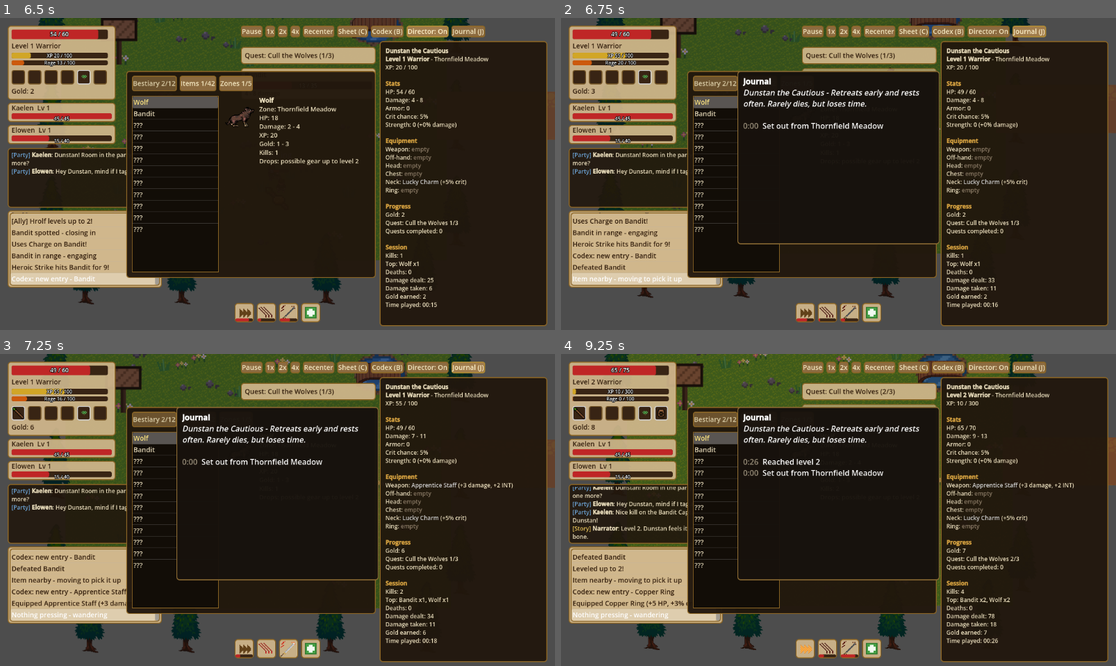
Above: before the commit, frames 1-4 (two rows, left to right).
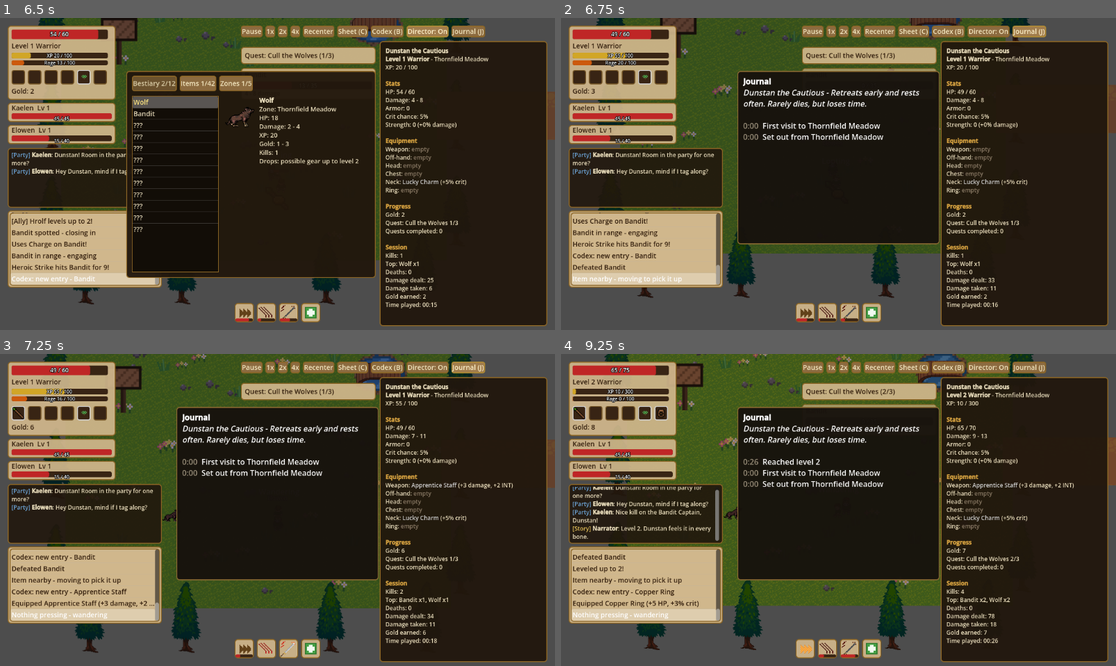
Above: after the commit, the same moments.

Repository: HexaLoid/ai-world-spectator
Game: Godot game, scene res://scenes/Main.tscn
Two runs of this game, one before a commit and one after it. Both use one fixed random seed, a clock stepped at 60 frames per second and the inputs below.
Inputs (mouse positions are in pixels of both pictures, inside the frame that each line leads up to):
- Up to frame 1 (6.5 s): click "Sheet (C)" at 0.5 s; click "Codex (B)" at 1.25 s; click "1x" at 2 s; click "2x" at 2.75 s; click "4x" at 3.5 s; click "Recenter" at 4.25 s; click "Director: On" at 5 s; click "Director: Off" at 5.75 s
- Up to frame 2 (6.75 s): click "Journal (J)" at 6.5 s
- Up to frame 3 (7.25 s): no input
- Up to frame 4 (9.25 s): click (716, 419) at 7.25 s, where only the run before the commit has a clickable "Bestiary 2/12"; click (760, 419) at 8 s, where only the run before the commit has a clickable "Items 3/42"; click (799, 419) at 8.75 s, where only the run before the commit has a clickable "Zones 1/5"

Frame 1 is identical in both runs. In frame 2, 9.2% of the frame differs, in the area x 22-68%, y 16-84%; in frame 3, 9.3%; in frame 4, 9.5%.

Commit message:
Fix review findings: narrator priority, death/boss consistency, panel overlap
Co-Authored-By: Claude Sonnet 5 <noreply@anthropic.com>

Diff:
--- a/scripts/autoload/game_state.gd
+++ b/scripts/autoload/game_state.gd
@@ -6,6 +6,7 @@
 
 ## Emitted whenever the AI-controlled character transitions to a new behavior
 ## state (e.g. "idle", "attacking", "fleeing"); new_state is the state name.
+signal panel_opened(panel_name: String)
 signal character_state_changed(new_state: String)
 ## Emitted whenever the character's HP changes; hp and max_hp are the
 ## current and maximum health values, for the unit frame to update.
--- a/scripts/entities/character.gd
+++ b/scripts/entities/character.gd
@@ -57,6 +57,8 @@
 var low_hp_announced: bool = false
 # Session statistics (shown on the character sheet); reset only by relaunching.
 var kills_by_name: Dictionary = {}
+## Summed kills_by_name at the start of the current life (recap shows kills this life).
+var life_start_kills := 0
 var deaths: int = 0
 var damage_dealt_total: int = 0
 var damage_taken_total: int = 0
@@ -492,15 +494,17 @@
 	var total_kills := 0
 	for k in kills_by_name.values():
 		total_kills += int(k)
+	var killer := last_attacker_name
+	if foe != null:
+		killer = String(foe.get("enemy_name"))
+		GameState.emit_signal("boss_event", "defeated", killer)
 	GameState.emit_signal("death_recap", {
 		"name": character_name, "trait_title": TraitTable.title_of(character_trait),
 		"trait_remark": String(trait_def.get("remark", "")), "level": level,
-		"zone": String(ZoneTable.ZONES[current_zone_id]["name"]), "killer": last_attacker_name,
-		"time_alive_s": (game_time_ms - life_started_ms) / 1000.0, "kills": total_kills, "gold": gold,
+		"zone": String(ZoneTable.ZONES[current_zone_id]["name"]), "killer": killer,
+		"time_alive_s": (game_time_ms - life_started_ms) / 1000.0, "kills": total_kills - life_start_kills, "gold": gold,
 	})
 	GameState.emit_signal("chat_event", "leader_died", {})
-	if foe != null:
-		GameState.emit_signal("boss_event", "defeated", String(foe.get("enemy_name")))
 	_update_combat_target(null)
 	boss_foe = null
 	GameState.log_event("Character died - respawning")
@@ -518,6 +522,7 @@
 	set_physics_process(true)
 	is_dead = false
 	life_started_ms = game_time_ms
+	life_start_kills = total_kills
 	last_attacker_name = ""
 	ability_cooldowns.clear()
 	resource_amount = 0.0
--- a/scripts/ui/codex_panel.gd
+++ b/scripts/ui/codex_panel.gd
@@ -44,6 +44,7 @@
 	codex_button.pressed.connect(toggle)
 	GameState.codex_changed.connect(_on_codex_changed)
 	visibility_changed.connect(_on_visibility_changed)
+	GameState.panel_opened.connect(func(panel_name: String): if panel_name != "codex": visible = false)
 
 func toggle() -> void:
 	visible = not visible
@@ -55,6 +56,7 @@
 
 func _on_visibility_changed() -> void:
 	if visible:
+		GameState.emit_signal("panel_opened", "codex")
 		_refresh()
 
 func _on_tab_pressed(index: int) -> void:
--- a/scripts/ui/death_recap.gd
+++ b/scripts/ui/death_recap.gd
@@ -19,8 +19,8 @@
 	card.anchor_bottom = 0.5
 	card.offset_left = -190.0
 	card.offset_right = 190.0
-	card.offset_top = -80.0
-	card.offset_bottom = 80.0
+	card.offset_top = 40.0
+	card.offset_bottom = 210.0
 	var style := StyleBoxFlat.new()
 	style.bg_color = Color(0.09, 0.05, 0.05, 0.94)
 	style.border_color = Color(0.7, 0.2, 0.18, 1.0)
@@ -38,6 +38,8 @@
 	text.offset_top = 10.0
 	text.offset_right = -12.0
 	text.offset_bottom = -10.0
+	for font_prop in ["normal_font_size", "bold_font_size", "italics_font_size"]:
+		text.add_theme_font_size_override(font_prop, 14)
 	card.add_child(text)
 	GameState.death_recap.connect(_on_death_recap)
 
@@ -47,5 +49,6 @@
 	text.text = RecapText.build(info)
 	card.modulate.a = 1.0
 	tween = create_tween()
+	tween.set_ignore_time_scale(true)
 	tween.tween_interval(HOLD_S)
 	tween.tween_property(card, "modulate:a", 0.0, FADE_S)
--- a/scripts/ui/journal_panel.gd
+++ b/scripts/ui/journal_panel.gd
@@ -30,14 +30,17 @@
 	add_child(text)
 	GameState.journal_changed.connect(func(): if visible: _refresh())
 	GameState.journal_toggle_requested.connect(toggle)
+	GameState.panel_opened.connect(func(panel_name: String): if panel_name != "journal": visible = false)
 
 func _unhandled_input(event: InputEvent) -> void:
 	if event is InputEventKey and event.pressed and not event.echo and event.keycode == KEY_J:
 		toggle()
+		get_viewport().set_input_as_handled()
 
 func toggle() -> void:
 	visible = not visible
 	if visible:
+		GameState.emit_signal("panel_opened", "journal")
 		_refresh()
 
 func _refresh() -> void:
--- a/scripts/ui/journal_recorder.gd
+++ b/scripts/ui/journal_recorder.gd
@@ -8,6 +8,7 @@
 	var c = GameState.character
 	if c != null and is_instance_valid(c):
 		_add("start", "Set out from %s" % ZoneTable.ZONES[c.current_zone_id]["name"])
+		_add("zone", "First visit to %s" % ZoneTable.ZONES[c.current_zone_id]["name"])
 	GameState.zone_changed.connect(_on_zone_changed)
 	GameState.boss_event.connect(_on_boss_event)
 	GameState.character_leveled_up.connect(func(level: int): _add("level", "Reached level %d" % level))
@@ -35,8 +36,6 @@
 			_add("boss", "Defeated %s" % boss_name)
 		"fled":
 			_add("boss", "Fled from %s" % boss_name)
-		"defeated":
-			_add("boss", "Fell to %s" % boss_name)
 
 func _on_item_acquired(item_name: String, rarity: String) -> void:
 	if rarity == "epic":
--- a/scripts/ui/narrator_director.gd
+++ b/scripts/ui/narrator_director.gd
@@ -9,12 +9,22 @@
 
 var game_time_ms: float = 0.0
 var last_line_ms: float = NEVER_MS
+var suppress_death_until_ms: float = NEVER_MS
+## Zones already narrated; the start zone counts as visited.
+var visited := {}
 ## Named narrator_rng (not rng) so the balance sim, which seeds every node with an `rng`, skips it.
 var narrator_rng := RandomNumberGenerator.new()
 
 func _ready() -> void:
 	narrator_rng.randomize()
-	GameState.zone_changed.connect(func(zone_id: String): _say("zone_arrive", {"zone": String(ZoneTable.ZONES[zone_id]["name"])}))
+	var leader = GameState.character
+	if leader != null and is_instance_valid(leader):
+		visited[String(leader.current_zone_id)] = true
+	GameState.zone_changed.connect(func(zone_id: String):
+		if visited.has(zone_id):
+			return
+		visited[zone_id] = true
+		_say("zone_arrive", {"zone": String(ZoneTable.ZONES[zone_id]["name"])}))
 	GameState.boss_event.connect(_on_boss_event)
 	GameState.character_leveled_up.connect(func(level: int): _say("level_up", {"level": level}))
 	GameState.item_acquired.connect(func(item_name: String, rarity: String):
@@ -23,7 +33,10 @@
 	GameState.chat_event.connect(func(event: String, _context: Dictionary):
 		if event == "leader_low_hp":
 			_say("low_hp", {}))
-	GameState.death_recap.connect(func(info: Dictionary): _say("death", {"killer": String(info.get("killer", ""))}))
+	GameState.death_recap.connect(func(info: Dictionary):
+		if game_time_ms < suppress_death_until_ms:
+			return
+		_say("death", {"killer": String(info.get("killer", ""))}))
 	GameState.quest_completed.connect(func(quest_name: String): _say("quest_done", {"quest": quest_name}))
 
 func _process(delta: float) -> void:
@@ -37,18 +50,21 @@
 		"fled": event = "boss_fled"
 		"defeated": event = "boss_defeated"
 	if event != "":
-		_say(event, {"boss": boss_name})
+		if _say(event, {"boss": boss_name}) and event == "boss_defeated":
+			suppress_death_until_ms = game_time_ms + 1500.0
 
-func _say(event: String, context: Dictionary) -> void:
+func _say(event: String, context: Dictionary) -> bool:
 	var leader = GameState.character
 	if leader == null or not is_instance_valid(leader):
-		return
-	if game_time_ms - last_line_ms < COOLDOWN_MS:
-		return
+		return false
+	var bypass := event == "death" or event.begins_with("boss_")
+	if not bypass and game_time_ms - last_line_ms < COOLDOWN_MS:
+		return false
 	var ctx := context.duplicate()
 	ctx["name"] = leader.character_name
 	var line := NarratorLines.line_for(event, leader.character_trait, ctx, narrator_rng.randf())
 	if line == "":
-		return
+		return false
 	last_line_ms = game_time_ms
 	GameState.emit_signal("chat_message", "story", "Narrator", line)
+	return true
--- a/tests/suite_ai_decision.gd
+++ b/tests/suite_ai_decision.gd
@@ -16,23 +16,34 @@
 	t.check_eq(AIDecision.resolve_state(_ctx(rest_hp + 0.01, false))["state"], "wander", "above rest threshold, nothing to do: wander")
 	t.check_eq(AIDecision.resolve_state(_ctx(1.0, true, true))["state"], "combat", "full HP in range: combat")
 	# trait thresholds (optional context keys flee_hp / rest_hp)
-	var cautious := _ctx(0.2, true, true)
-	t.check_eq(AIDecision.resolve_state(cautious)["state"], "combat", "20% HP, default thresholds: keeps fighting")
-	cautious["flee_hp"] = 0.25
-	cautious["rest_hp"] = 0.45
-	t.check_eq(AIDecision.resolve_state(cautious)["state"], "flee", "20% HP, cautious: flees")
-	var cautious_rest := _ctx(0.4, false)
-	cautious_rest["flee_hp"] = 0.25
-	cautious_rest["rest_hp"] = 0.45
-	t.check_eq(AIDecision.resolve_state(cautious_rest)["state"], "rest", "40% HP, cautious, nothing near: rests")
-	t.check_eq(AIDecision.resolve_state(_ctx(0.4, false))["state"], "wander", "40% HP, default: wanders")
-	var reckless := _ctx(0.08, true, true)
-	t.check_eq(AIDecision.resolve_state(reckless)["state"], "flee", "8% HP, default: flees")
-	reckless["flee_hp"] = 0.05
-	reckless["rest_hp"] = 0.20
-	t.check_eq(AIDecision.resolve_state(reckless)["state"], "combat", "8% HP, reckless: keeps fighting")
-	var reckless_low := _ctx(0.04, true, true)
-	reckless_low["flee_hp"] = 0.05
-	reckless_low["rest_hp"] = 0.20
-	t.check_eq(AIDecision.resolve_state(reckless_low)["state"], "flee", "4% HP, reckless: finally flees")
+	var cautious_def := TraitTable.get_def("cautious")
+	var reckless_def := TraitTable.get_def("reckless")
+	var c_flee: float = cautious_def["flee_hp"]
+	var c_rest: float = cautious_def["rest_hp"]
+	var r_flee: float = reckless_def["flee_hp"]
+	var r_rest: float = reckless_def["rest_hp"]
+	t.check(c_flee > flee_hp and c_rest > rest_hp, "cautious thresholds are above the defaults")
+	t.check(r_flee < flee_hp and r_rest < rest_hp, "reckless thresholds are below the defaults")
+	var near_flee := c_flee - 0.01
+	var cautious := _ctx(near_flee, true, true)
+	t.check_eq(AIDecision.resolve_state(cautious)["state"], "combat", "just below cautious flee HP, default thresholds: keeps fighting")
+	cautious["flee_hp"] = c_flee
+	cautious["rest_hp"] = c_rest
+	t.check_eq(AIDecision.resolve_state(cautious)["state"], "flee", "just below cautious flee HP, cautious: flees")
+	var mid_rest := (rest_hp + c_rest) / 2.0
+	var cautious_rest := _ctx(mid_rest, false)
+	cautious_rest["flee_hp"] = c_flee
+	cautious_rest["rest_hp"] = c_rest
+	t.check_eq(AIDecision.resolve_state(cautious_rest)["state"], "rest", "above default rest HP but below cautious rest HP, nothing near: cautious rests")
+	t.check_eq(AIDecision.resolve_state(_ctx(mid_rest, false))["state"], "wander", "same HP, default: wanders")
+	var mid_flee := (r_flee + flee_hp) / 2.0
+	var reckless := _ctx(mid_flee, true, true)
+	t.check_eq(AIDecision.resolve_state(reckless)["state"], "flee", "between reckless and default flee HP, default: flees")
+	reckless["flee_hp"] = r_flee
+	reckless["rest_hp"] = r_rest
+	t.check_eq(AIDecision.resolve_state(reckless)["state"], "combat", "same HP, reckless: keeps fighting")
+	var reckless_low := _ctx(r_flee - 0.01, true, true)
+	reckless_low["flee_hp"] = r_flee
+	reckless_low["rest_hp"] = r_rest
+	t.check_eq(AIDecision.resolve_state(reckless_low)["state"], "flee", "below reckless flee HP: finally flees")
 	t.done()
Not shown, changed: docs/superpowers/specs/2026-09-26-personality-and-story-design.md
